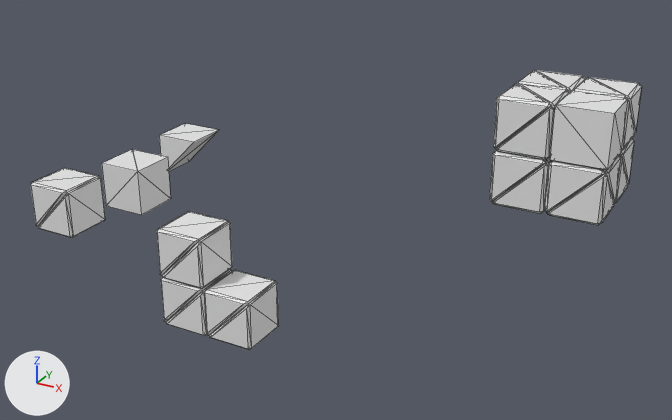
An edit to the glTF model assets/asset.glb, drawn before and after from the same camera.
Both versions are drawn from a camera (50 mm lens) standing at (14.3, -29.1, 15.3) and looking at (-1.6, -0.2, 0.8). The axes (+X, +Y, +Z) are drawn at lower left. The lights are the same throughout. Mesh edges are drawn as thin lines. Materials are left out; every surface is plain grey. Where no turn or scale is listed for an object, it has been applied to the vertices. Vertices at the same position are counted once.
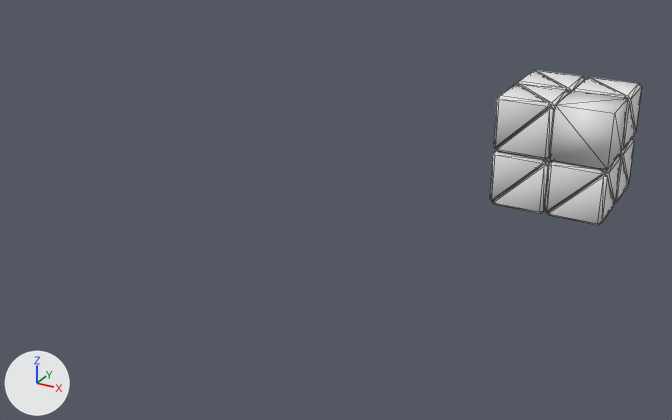
The newer file is also turned or shifted as a whole; pictures and numbers use the older file's frame.

Changed parts and their boxes (x1, y1, x2, y2) in the pictures (672 x 420 px):
'Cube.002', deleted: before (162, 223, 232, 288)
'Cube.008', deleted: before (38, 177, 105, 238)
'Cube.006', deleted: before (209, 283, 279, 350)
'Cube.005', deleted: before (204, 270, 276, 336)
'Cube.001', deleted: before (157, 211, 229, 275)
'Cube.007', deleted: before (31, 168, 99, 227)
'Cube', deleted: before (159, 123, 219, 171)
'Cube.017', surface changed: (489, 150, 546, 202) in both
'Cube.018', surface changed: (492, 163, 549, 214) in both
'Cube.014', deleted: before (107, 172, 170, 215)
'Cube.013', deleted: before (102, 150, 138, 206)
'Cube.003', deleted: before (161, 269, 231, 322)
'Cube.004', deleted: before (166, 271, 232, 336)
'Cube.015', deleted: before (132, 150, 171, 199)
part 7 of me_cube_022, shading changed: (496, 106, 554, 160) in both
part 11 of me_cube_029, shading changed: (574, 80, 626, 98) in both
part 12 of me_cube_037, shading changed: (550, 90, 628, 170) in both

The change, as a list of edits to the scene's bpy script:
```text
Change me_cube_010:
    where me_cube_010.from_pydata(...)  # 12 vertices, 20 faces; spans x -0.82..1.0, y -1.0..0.82, z -1.0..0.82
    me_cube_010 part 1: the surface is now shaded smooth
Change me_cube_012:
    where me_cube_012.from_pydata(...)  # 12 vertices, 20 faces; spans x -1.0..0.82, y -0.82..1.0, z -1.0..0.82
    me_cube_012 part 2: the surface is now shaded smooth
Change me_cube_017:
    where me_cube_017.from_pydata(...)  # 12 vertices, 20 faces; spans x -1.0..0.82, y -1.0..0.82, z -0.82..1.0
    me_cube_017 part 3: the surface is now shaded smooth
Change me_cube_018:
    where me_cube_018.from_pydata(...)  # 12 vertices, 20 faces; spans x -0.82..1.0, y -1.0..0.82, z -1.0..0.82
    me_cube_018 part 4: the surface is now shaded smooth
Change me_cube_020:
    where me_cube_020.from_pydata(...)  # 12 vertices, 20 faces; spans x -1.0..0.82, y -0.82..1.0, z -1.0..0.82
    me_cube_020 part 5: the surface is now shaded smooth
Change me_cube_021:
    where me_cube_021.from_pydata(...)  # 12 vertices, 20 faces; spans x -1.0..0.82, y -1.0..0.82, z -0.82..1.0
    me_cube_021 part 6: the surface is now shaded smooth
Change me_cube_022:
    where me_cube_022.from_pydata(...)  # 12 vertices, 20 faces; spans x -0.82..1.0, y -1.0..0.82, z -1.0..0.82
    me_cube_022 part 7: all faces are now shaded smooth (17 of 20 changed)
Change me_cube_024:
    where me_cube_024.from_pydata(...)  # 12 vertices, 20 faces; spans x -1.0..0.82, y -0.82..1.0, z -1.0..0.82
    me_cube_024 part 8: the surface is now shaded smooth
Change me_cube_025:
    where me_cube_025.from_pydata(...)  # 12 vertices, 20 faces; spans x -1.0..0.82, y -1.0..0.82, z -0.82..1.0
    me_cube_025 part 9: the surface is now shaded smooth
Change me_cube_027:
    where me_cube_027.from_pydata(...)  # 12 vertices, 20 faces; spans x -0.82..1.0, y -0.82..1.0, z -0.82..1.0
    me_cube_027 part 10: the surface is now shaded smooth
Change me_cube_029:
    where me_cube_029.from_pydata(...)  # 12 vertices, 20 faces; spans x -1.0..0.82, y -1.0..0.82, z -0.82..1.0
    me_cube_029 part 11: all faces are now shaded smooth (17 of 20 changed)
Change me_cube_037:
    where me_cube_037.from_pydata(...)  # 8 vertices, 12 faces; spans x -0.93..0.93, y -0.93..0.93, z -0.93..0.93
    me_cube_037 part 12: all faces are now shaded smooth (12 of 12 changed)
Remove ob_cube:
    ob_cube = bpy.data.objects.new('Cube', me_cube)
Remove ob_cube_001:
    ob_cube_001 = bpy.data.objects.new('Cube.001', me_cube_001)
Remove ob_cube_002:
    ob_cube_002 = bpy.data.objects.new('Cube.002', me_cube_002)
Remove ob_cube_003:
    ob_cube_003 = bpy.data.objects.new('Cube.003', me_cube_003)
Remove ob_cube_004:
    ob_cube_004 = bpy.data.objects.new('Cube.004', me_cube_004)
Remove ob_cube_005:
    ob_cube_005 = bpy.data.objects.new('Cube.005', me_cube_005)
Remove ob_cube_006:
    ob_cube_006 = bpy.data.objects.new('Cube.006', me_cube_006)
Remove ob_cube_007:
    ob_cube_007 = bpy.data.objects.new('Cube.007', me_cube_007)
Remove ob_cube_008:
    ob_cube_008 = bpy.data.objects.new('Cube.008', me_cube_008)
Remove ob_cube_013:
    ob_cube_013 = bpy.data.objects.new('Cube.013', me_cube_013)
Remove ob_cube_014:
    ob_cube_014 = bpy.data.objects.new('Cube.014', me_cube_014)
Remove ob_cube_015:
    ob_cube_015 = bpy.data.objects.new('Cube.015', me_cube_015)
```
